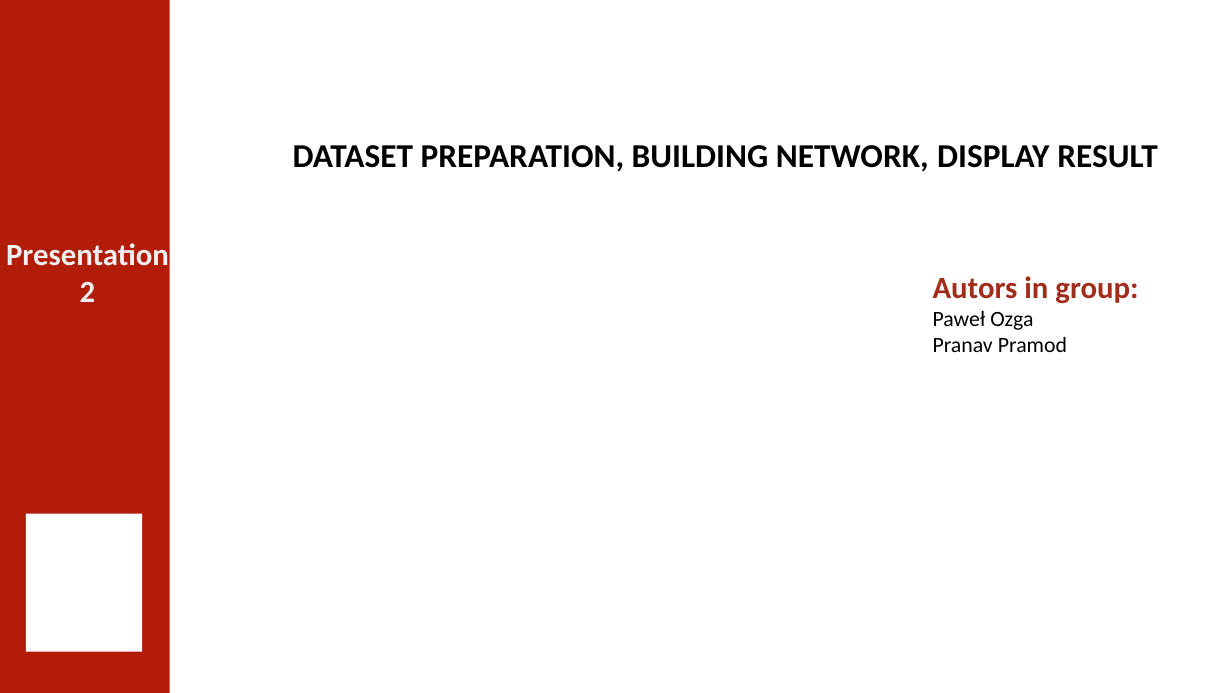
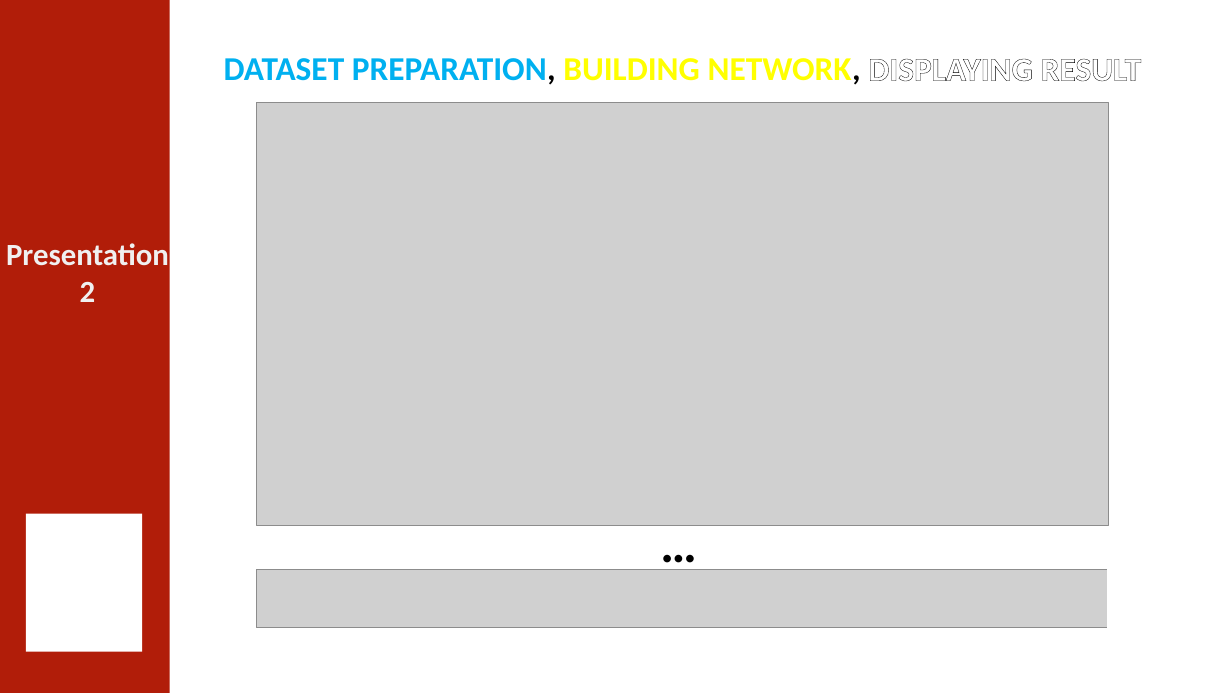
Before and after one commit to 0ZGAnetwork/WineQualityProject, a slide deck: slide 6 of Wine quality classification using Artificial Neural Network.pptx. Drawn at 1232x693 pixels with LibreOffice and Linux fonts; fonts in the diff are those of the drawing; grey boxes stand for pictures; background and template pictures are left out. Boxes give left, top, right and bottom in pixels: in the first picture for what was removed or moved away, otherwise in the second. Text is boxed around its words. In the diff, an @@ line names an element or a change of style, - is before the commit and + after.

```diff
--- a/Wine quality classification using Artificial Neural Network.pptx
+++ b/Wine quality classification using Artificial Neural Network.pptx
@@ subtitle at [224, 58, 1142, 85]: text changed; text colour #000000 to #00B0F0 @@
-DATASET PREPARATION, BUILDING NETWORK, DISPLAY RESULT
+DATASET PREPARATION, BUILDING NETWORK, DISPLAYING RESULT
@@ picture added at [256, 103, 1109, 525] @@
@@ text removed at [933, 276, 1138, 352] @@
-Autors in group:
-Paweł Ozga
-Pranav Pramod
@@ text added at [656, 506, 702, 578], 40 pt, text #000000, bold @@
+…
@@ picture added at [256, 569, 1109, 628] @@
@@ rectangle added at [1107, 556, 1126, 640], fill #FFFFFF @@
```
Also in this commit, not shown: 4 other slides changed, 1 slide added, 2 slides removed, 13 other files.
